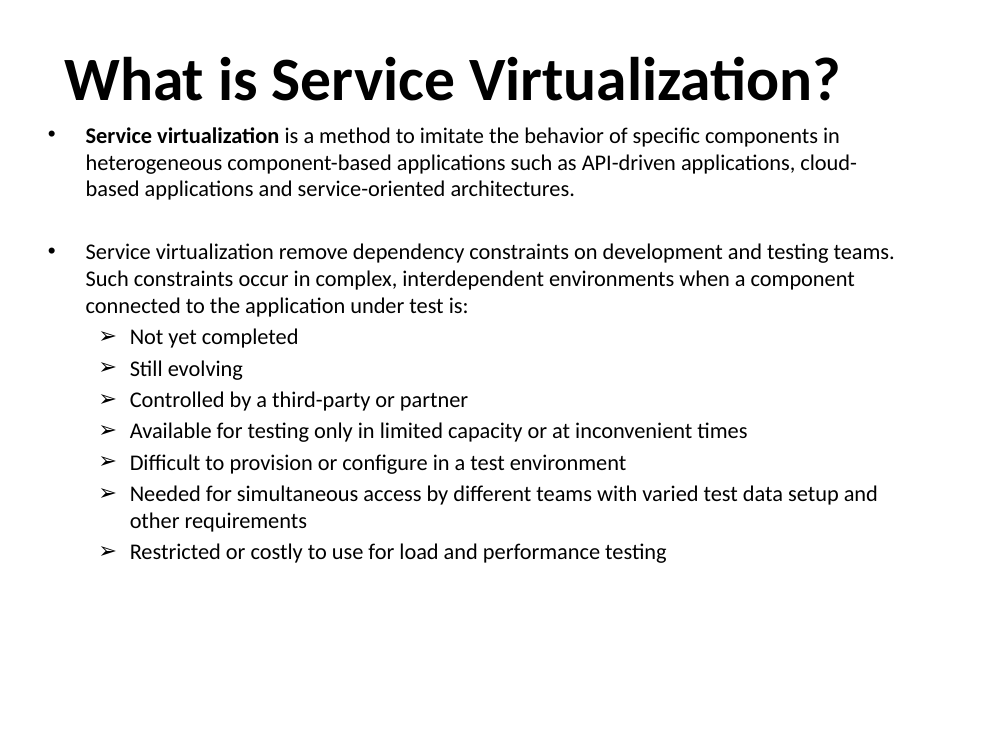
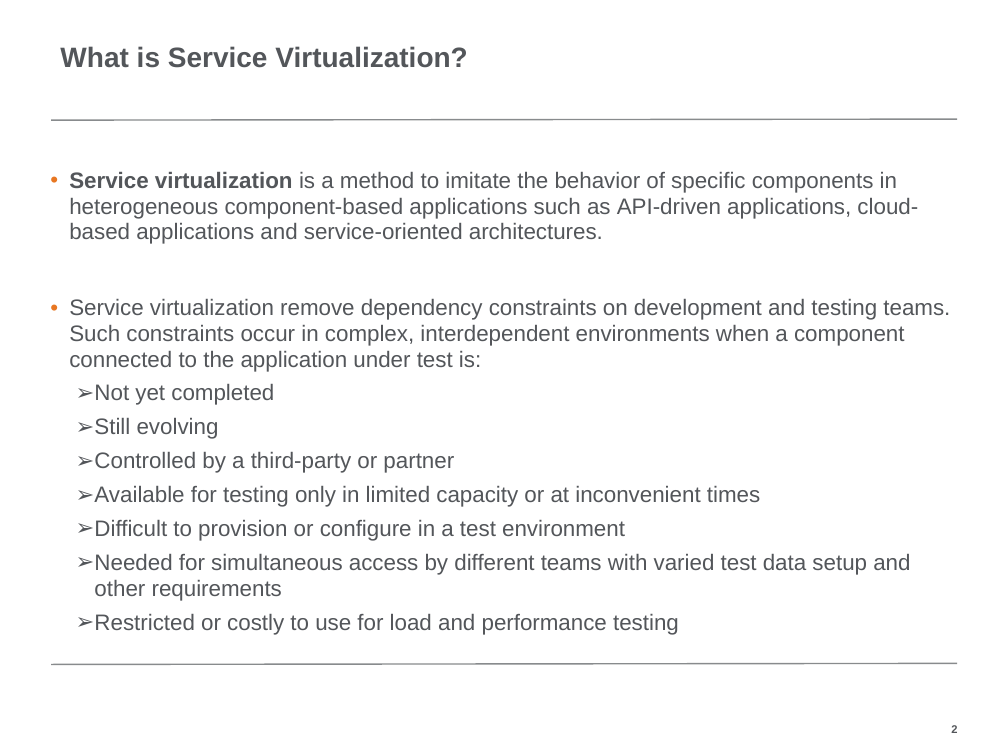
Before and after one commit to cginmn/COSA, a slide deck: slide 2 of 2019-05-15/MockiatoPPT.pptx. Drawn at 1008x756 pixels with LibreOffice and Linux fonts; fonts in the diff are those of the drawing; background and template pictures are left out. Boxes give left, top, right and bottom in pixels: in the first picture for what was removed or moved away, otherwise in the second. Text is boxed around its words. In the diff, an @@ line names an element or a change of style, - is before the commit and + after.

```diff
--- a/2019-05-15/MockiatoPPT.pptx
+++ b/2019-05-15/MockiatoPPT.pptx
@@ title "What is Service Virtualization?": place and size @@
-title "What is Service Virtualization?" at bbox=[64, 56, 841, 101]
+title "What is Service Virtualization?" at bbox=[60, 46, 467, 68]
@@ title "What is Service Virtualization?" at bbox=[60, 46, 467, 68]: size 44 to 20 pt, font Calibri to Arial, text colour #000000 to #53565A; alignment centre to left; line spacing 1 to 0.9; vertical alignment top to bottom @@
@@ line added from (51, 120) to (957, 119), #888B8D 1 pt @@
@@ text "Service virtualization is a method ...": place and size @@
-text "Service virtualization is a method ..." at bbox=[86, 127, 895, 563]
+text "Service virtualization is a method ..." at bbox=[69, 172, 950, 601]
@@ text "Service virtualization is a method ..." at bbox=[69, 172, 950, 601]: font Calibri to Arial, text colour #000000 to #53565A; indent changed; line spacing 1 to 0.95; more space between paragraphs @@
@@ line added from (51, 664) to (957, 663), #888B8D 1 pt @@
@@ page number: place and size @@
-page number at bbox=[49, 718, 91, 742]
+page number at bbox=[951, 725, 957, 733]
@@ page number at bbox=[951, 725, 957, 733]: font Calibri to Arial, text colour #FFFFFF to #53565A, bold on; alignment left to right; vertical alignment top to middle @@
```
Also in this commit, not shown: 11 other slides changed, 2 slides removed, 2 other files.
